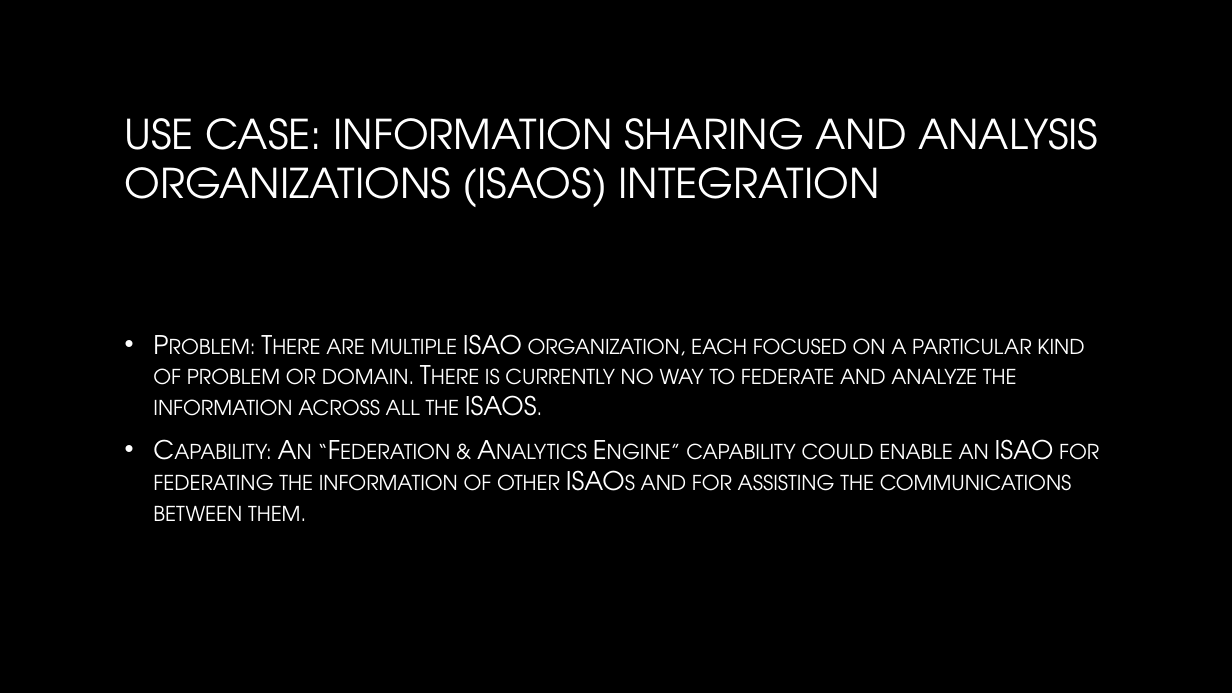
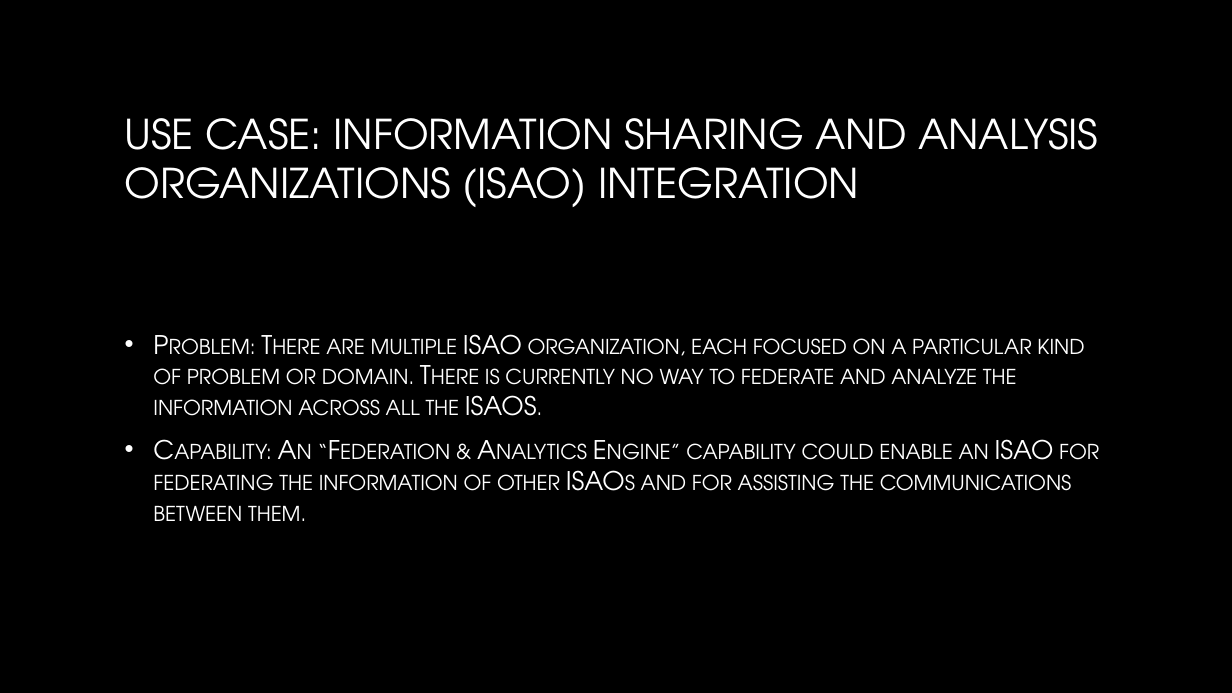
Before and after one commit to ModelDriven/ThreatRisk, a slide deck: slide 7 of Usecases/ThreatRiskCapabilities.pptx. Drawn at 1232x693 pixels with LibreOffice and Linux fonts; fonts in the diff are those of the drawing; background and template pictures are left out. Boxes give left, top, right and bottom in pixels: in the first picture for what was removed or moved away, otherwise in the second. Text is boxed around its words. In the diff, an @@ line names an element or a change of style, - is before the commit and + after.

```diff
--- a/Usecases/ThreatRiskCapabilities.pptx
+++ b/Usecases/ThreatRiskCapabilities.pptx
@@ title at [125, 118, 1098, 207]: text changed @@
-USE CASE: INFORMATION SHARING AND ANALYSIS ORGANIZATIONS (ISAOS) INTEGRATION
+USE CASE: INFORMATION SHARING AND ANALYSIS ORGANIZATIONS (ISAO) INTEGRATION
```
Also in this commit, not shown: 1 other slide changed, 1 other file.
